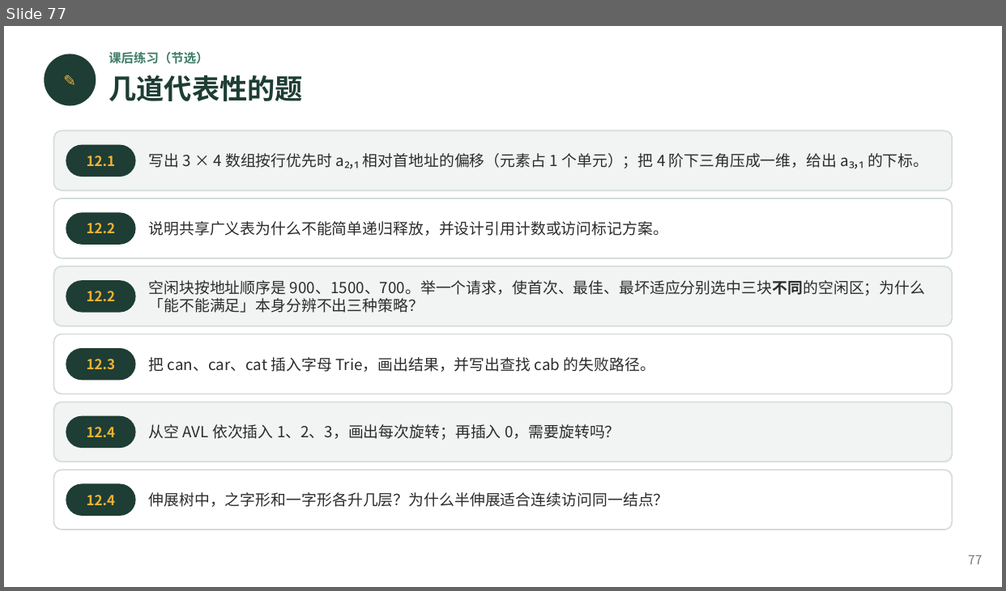
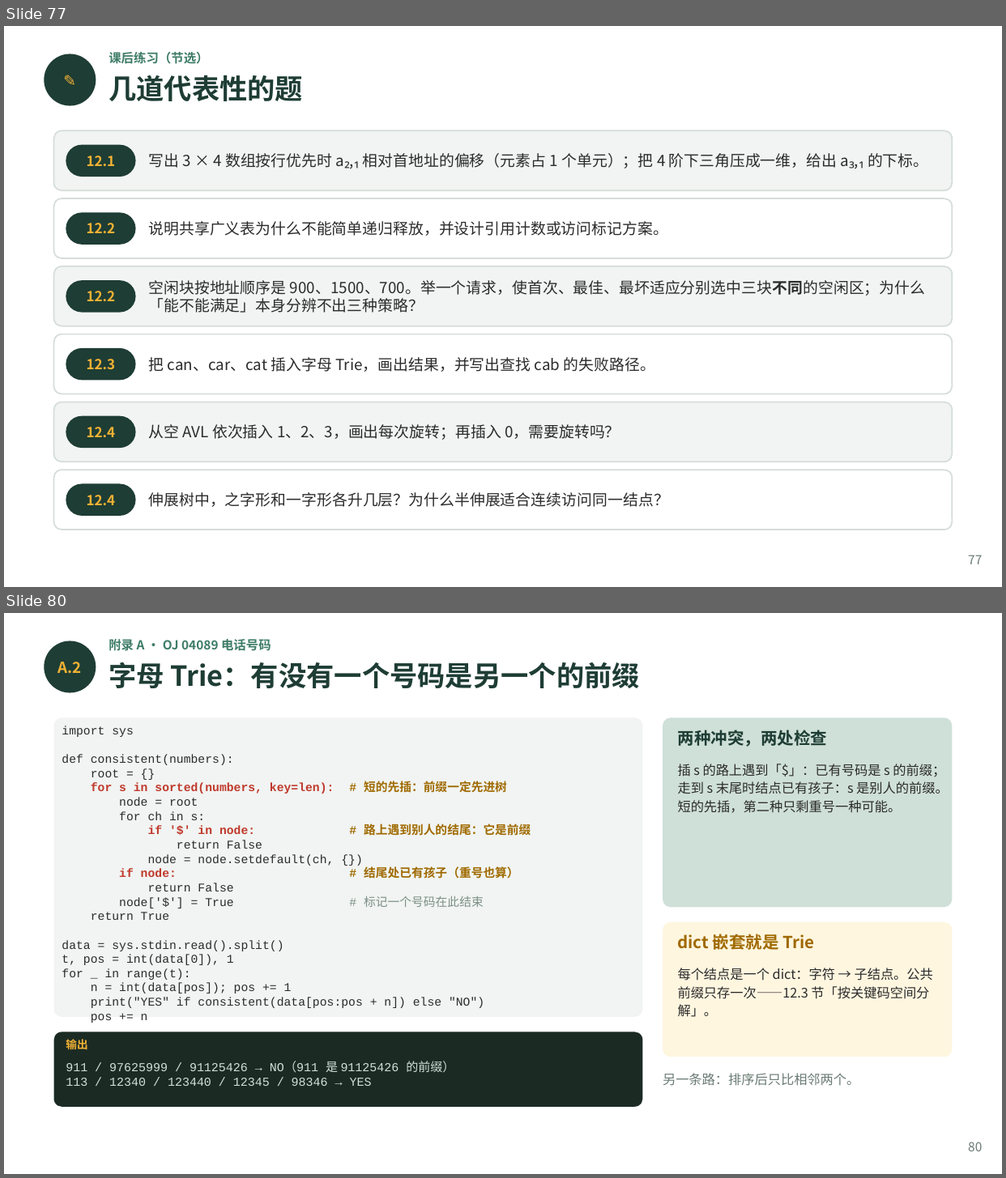
Before and after one commit to GMyhf/2026fall-cs201, a slide deck: courseware/202609_DSA_12_Advanced.pptx. Shown one above the other, each under a label of ours: slide 77 before the commit, slides 77 and 80 after it; the slides between them are not shown. The pictures are 1006x591 and 1006x1178 pixels, drawn with LibreOffice and Linux fonts; fonts in the diff are those of the drawing. Boxes give left, top, right and bottom in pixels: in the first picture for what was removed or moved away, otherwise in the second. Text is boxed around its words. In the diff, an @@ line names an element or a change of style, - is before the commit and + after.

```diff
--- a/courseware/202609_DSA_12_Advanced.pptx
+++ b/courseware/202609_DSA_12_Advanced.pptx
@@ slide 80 added at box(4, 613, 1002, 1174), background #FFFFFF @@
@@ ellipse added at box(44, 641, 96, 693), fill #1E3D34 @@
@@ text added at box(108, 639, 271, 651), 9 pt, text #3E7C68, bold @@
+附录 A · OJ 04089 电话号码
@@ text added at box(58, 662, 82, 673), 11 pt, text #F2B134, bold @@
+A.2
@@ text added at box(108, 662, 640, 688), 20 pt, text #1E3D34, bold @@
+字母 Trie：有没有一个号码是另一个的前缀
@@ rounded rectangle added at box(54, 717, 642, 1017), fill #F1F4F2 @@
@@ text added at box(62, 726, 530, 1020), 8.6 pt, text #2B2B2B @@
+import sys
+def consistent(numbers):
+root = {}
+for s in sorted(numbers, key=len): # 短的先插：前缀一定先进树
+node = root
+for ch in s:
+if '$' in node: # 路上遇到别人的结尾：它是前缀
+return False
+node = node.setdefault(ch, {})
+if node: # 结尾处已有孩子（重号也算）
+return False
+node['$'] = True # 标记一个号码在此结束
+return True
+data = sys.stdin.read().split()
+t, pos = int(data[0]), 1
+for _ in range(t):
+n = int(data[pos]); pos += 1
+print("YES" if consistent(data[pos:pos + n]) else "NO")
+pos += n
@@ rounded rectangle added at box(663, 717, 952, 907), fill #CFE0D8 @@
@@ text added at box(678, 730, 828, 747), 12 pt, text #1E3D34, bold @@
+两种冲突，两处检查
@@ text added at box(678, 764, 948, 813), 9.5 pt, text #2B2B2B @@
+插 s 的路上遇到「$」：已有号码是 s 的前缀；走到 s 末尾时结点已有孩子：s 是别人的前缀。短的先插，第二种只剩重号一种可能。
@@ rounded rectangle added at box(663, 922, 952, 1057), fill #FFF6E0 @@
@@ text added at box(678, 934, 815, 950), 12 pt, text #A06A00, bold @@
+dict 嵌套就是 Trie
@@ text added at box(678, 968, 933, 1017), 9.5 pt, text #2B2B2B @@
+每个结点是一个 dict：字符 → 子结点。公共前缀只存一次——12.3 节「按关键码空间分解」。
@@ rounded rectangle added at box(54, 1032, 642, 1107), fill #1B2B24 @@
@@ text added at box(66, 1039, 87, 1050), 8 pt, text #F2B134, bold @@
+输出
@@ text added at box(66, 1061, 454, 1086), 8.8 pt, text #CFE0D8 @@
+911 / 97625999 / 91125426 → NO（911 是 91125426 的前缀）
+113 / 12340 / 123440 / 12345 / 98346 → YES
@@ text added at box(663, 1073, 859, 1086), 9.5 pt, text #6B7B74 @@
+另一条路：排序后只比相邻两个。
@@ text added at box(968, 1142, 982, 1152), 9 pt, text #6B7B74 @@
+80
```
Also in this commit, not shown: 2 slides changed, 8 other slides added, 2 other files.
